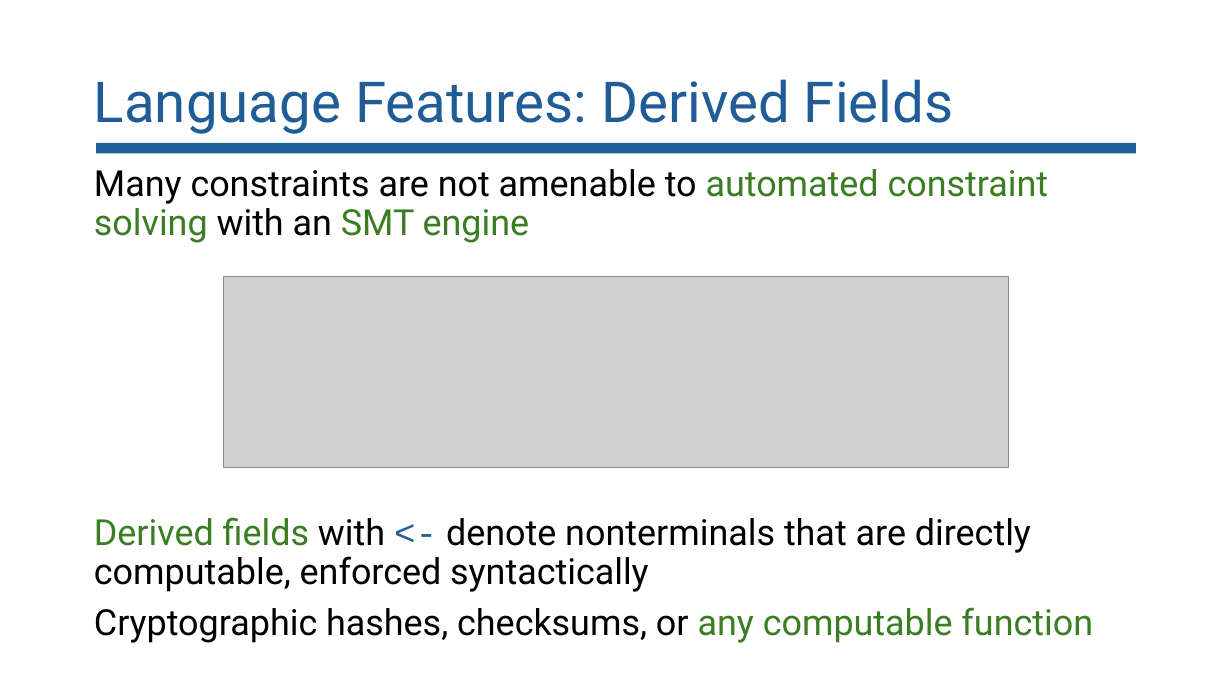
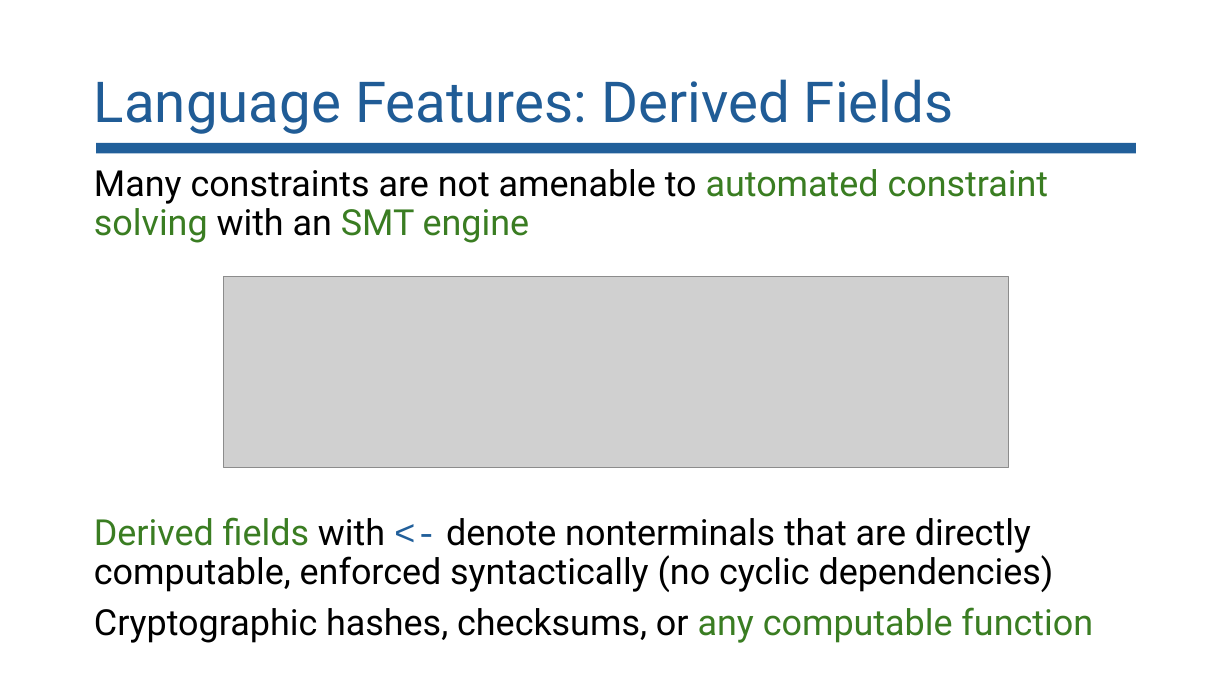
Before and after one commit to lorchrob/goblin_slides, a slide deck: slide 25 of goblin_slides.pptx (slide 24 before the commit). Drawn at 1232x693 pixels with LibreOffice and Linux fonts; fonts in the diff are those of the drawing; grey boxes stand for pictures. Boxes give left, top, right and bottom in pixels: in the first picture for what was removed or moved away, otherwise in the second. Text is boxed around its words. In the diff, an @@ line names an element or a change of style, - is before the commit and + after.

```diff
--- a/goblin_slides.pptx
+++ b/goblin_slides.pptx
@@ text at box(94, 517, 1054, 592): text changed @@
-Derived fields with <- denote nonterminals that are directly computable, enforced syntactically
+Derived fields with <- denote nonterminals that are directly computable, enforced syntactically (no cyclic dependencies)
```
Also in this commit, not shown: 25 other slides changed, 1 slide added.
